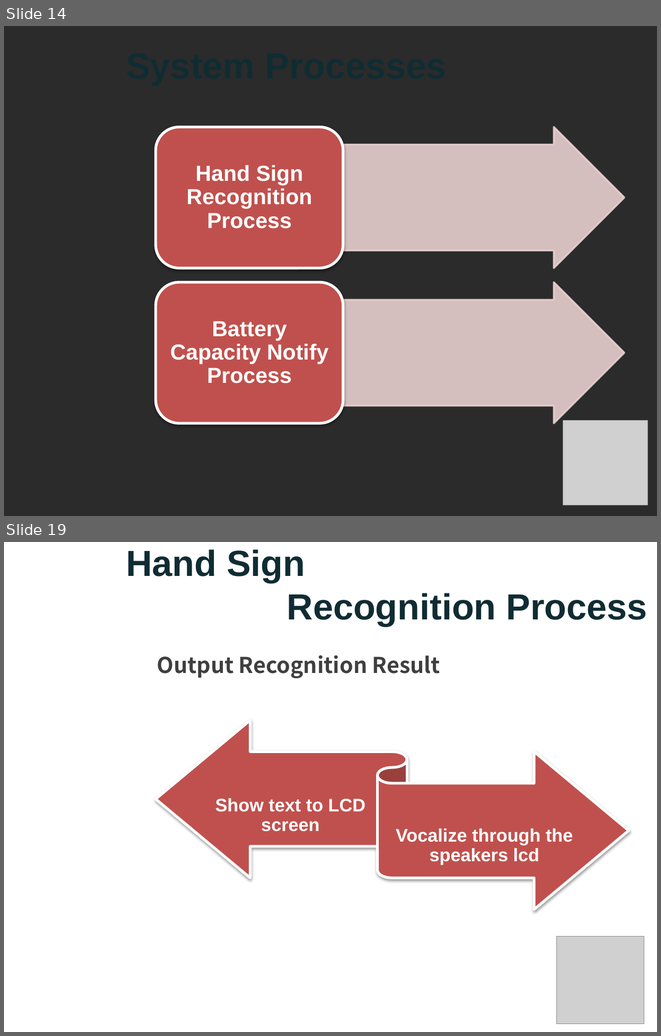
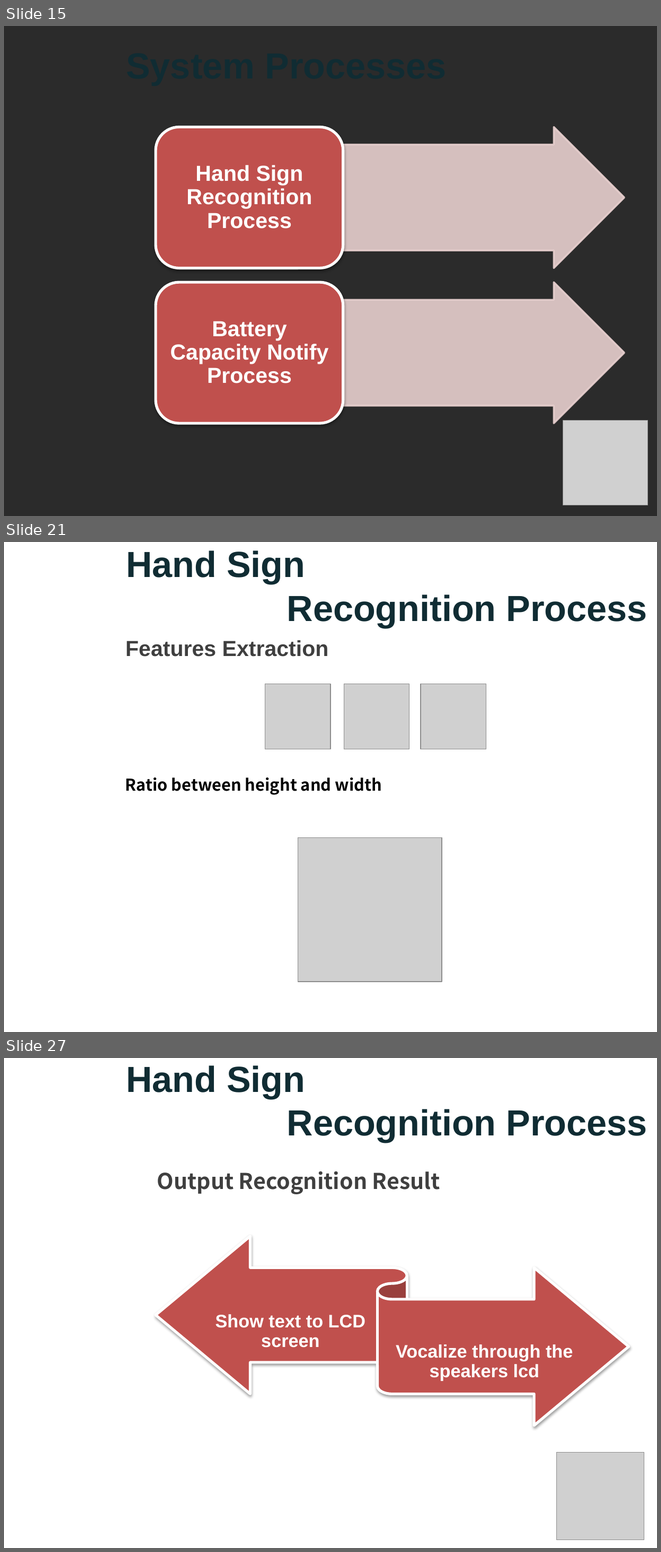
Before and after one commit to nicknguyen071093/CapstoneProject, a slide deck: Thuyettrinh/PPGroup 5.pptx. Shown one above the other, each under a label of ours: slides 14 and 19 before the commit, slides 15, 21 and 27 after it; the slides between them are not shown. The pictures are 661x1036 and 661x1552 pixels, drawn with LibreOffice and Linux fonts; fonts in the diff are those of the drawing; grey boxes stand for pictures; background and template pictures are left out; a plain dark background stands for a picture behind light text. Boxes give left, top, right and bottom in pixels: in the first picture for what was removed or moved away, otherwise in the second. Text is boxed around its words. In the diff, an @@ line names an element or a change of style, - is before the commit and + after.

```diff
--- a/Thuyettrinh/PPGroup 5.pptx
+++ b/Thuyettrinh/PPGroup 5.pptx
@@ slide 21 added at (4, 542, 657, 1032), background picture (left out) @@
@@ title added at (126, 550, 647, 627), 40 pt, text #102C33, bold @@
+Hand Sign
+Recognition Process
@@ text added at (125, 640, 329, 656), 24 pt, text #3F3F3F, bold @@
+Features Extraction
@@ picture added at (265, 684, 330, 749) @@
@@ picture added at (344, 684, 409, 749) @@
@@ picture added at (421, 684, 486, 749) @@
@@ text added at (125, 777, 382, 795), 18 pt, text #000000, bold @@
+Ratio between height and width
@@ picture added at (298, 837, 441, 981) @@
@@ what was slide 14 is now slide 15 @@
@@ what was slide 19 is now slide 27 @@
```
Also in this commit, not shown: 10 slides changed, 17 other slides added, 5 slides removed.
